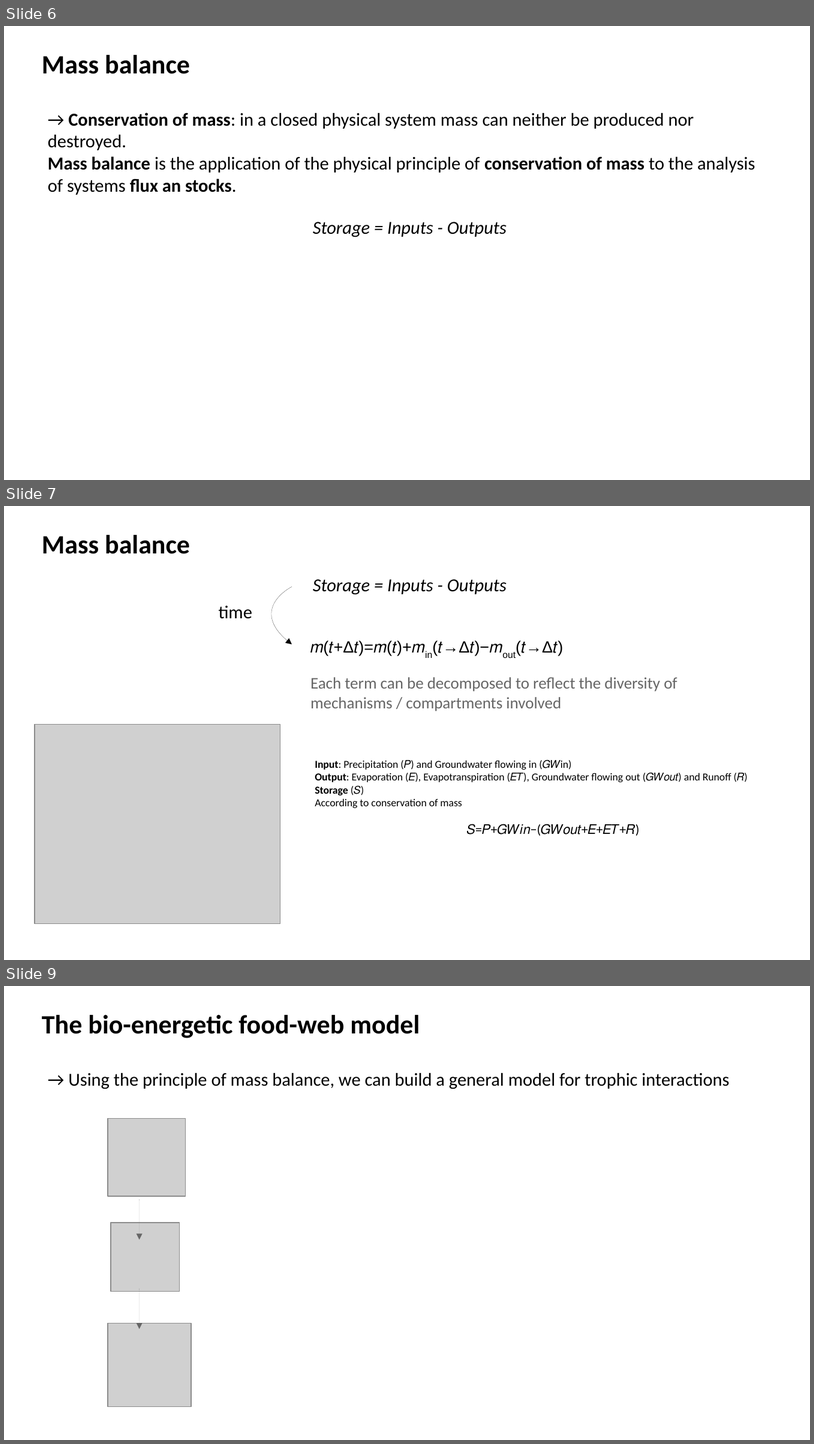
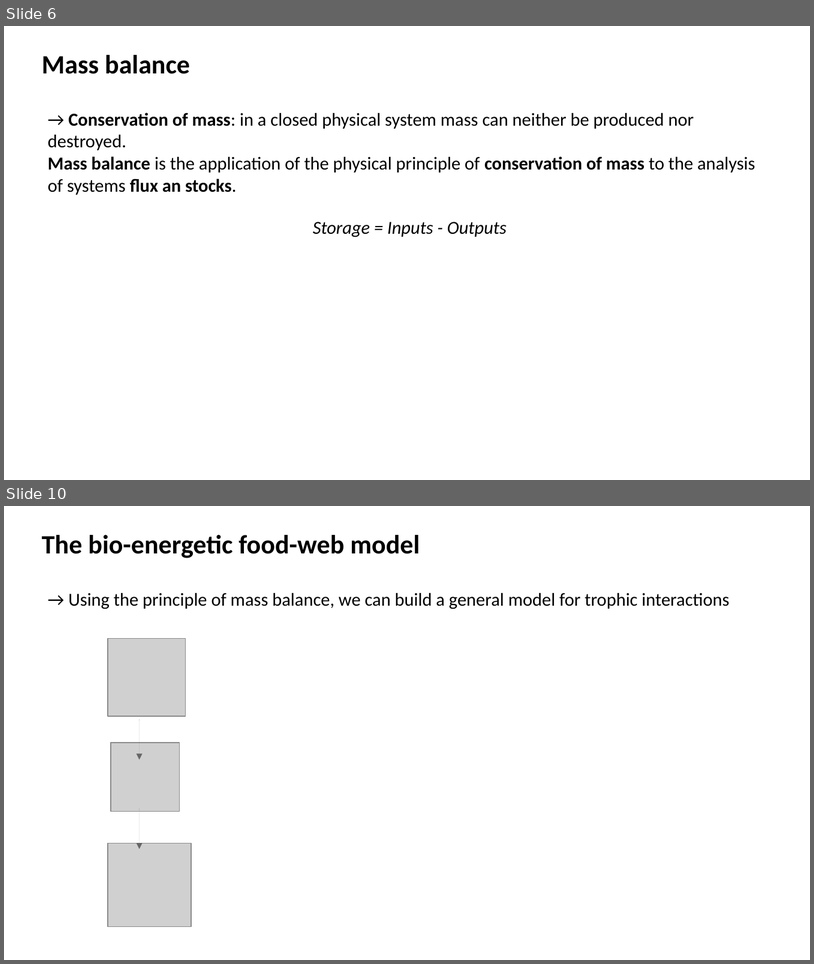
Before and after one commit to evadelmas/FoodwebsBioenergetics, a slide deck: slides.odp. Shown one above the other, each under a label of ours: slides 6, 7 and 9 before the commit, slides 6 and 10 after it; the slides between them are not shown. The pictures are 814x1444 and 814x964 pixels, drawn with LibreOffice and Linux fonts; fonts in the diff are those of the drawing; grey boxes stand for pictures. Boxes give left, top, right and bottom in pixels: in the first picture for what was removed or moved away, otherwise in the second. Text is boxed around its words. In the diff, an @@ line names an element or a change of style, - is before the commit and + after.

```diff
--- a/slides.odp
+++ b/slides.odp
@@ slide 7 removed at [4, 506, 810, 960], background #FFFFFF @@
@@ text removed at [42, 535, 190, 554] @@
-Mass balance
@@ freeform shape removed at [272, 586, 293, 645] @@
@@ text removed at [313, 579, 507, 595] @@
-Storage = Inputs - Outputs
@@ text removed at [219, 606, 252, 619] @@
-time
@@ text removed at [311, 642, 474, 653] @@
-𝑚(𝑡+Δ𝑡)=𝑚(𝑡)+𝑚in(𝑡→Δ𝑡)−𝑚out(𝑡→Δ𝑡)
@@ text removed at [311, 677, 677, 711] @@
-Each term can be decomposed to reflect the diversity of mechanisms / compartments involved
@@ picture removed at [35, 724, 281, 923] @@
@@ text removed at [315, 760, 745, 834] @@
-Input: Precipitation (𝑃) and Groundwater flowing in (𝐺𝑊in)
-Output: Evaporation (𝐸), Evapotranspiration (𝐸𝑇), Groundwater flowing out (𝐺𝑊𝑜𝑢𝑡) and Runoff (𝑅)
-Storage (𝑆)
-According to conservation of mass
-𝑆=𝑃+𝐺𝑊𝑖𝑛−(𝐺𝑊𝑜𝑢𝑡+𝐸+𝐸𝑇+𝑅)
@@ what was slide 9 is now slide 10 @@
```
Also in this commit, not shown: 5 slides changed, 7 slides added.
